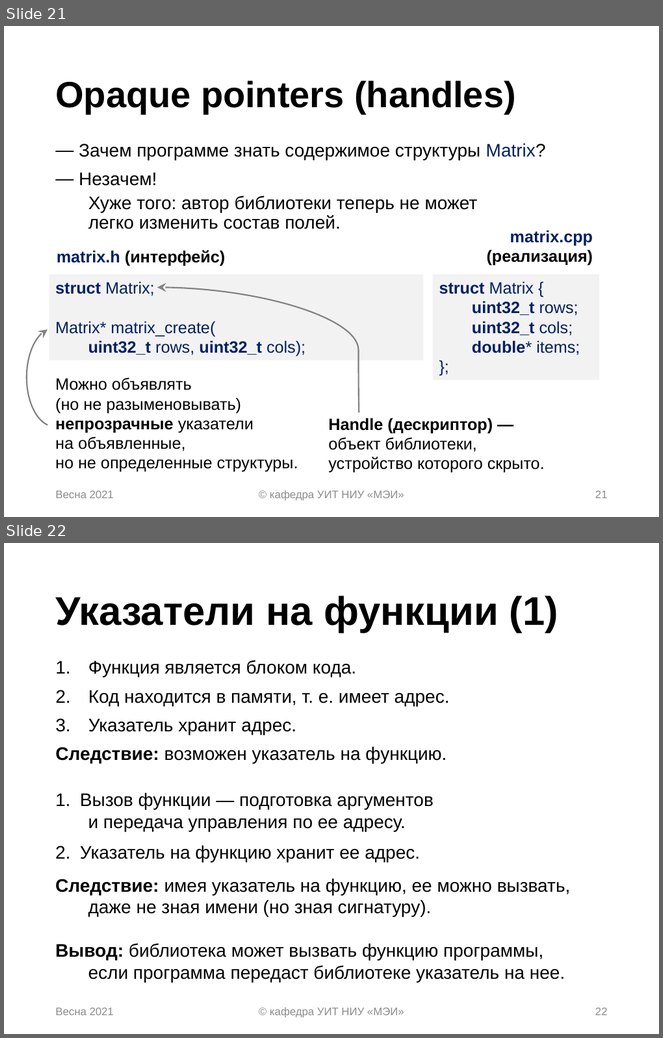
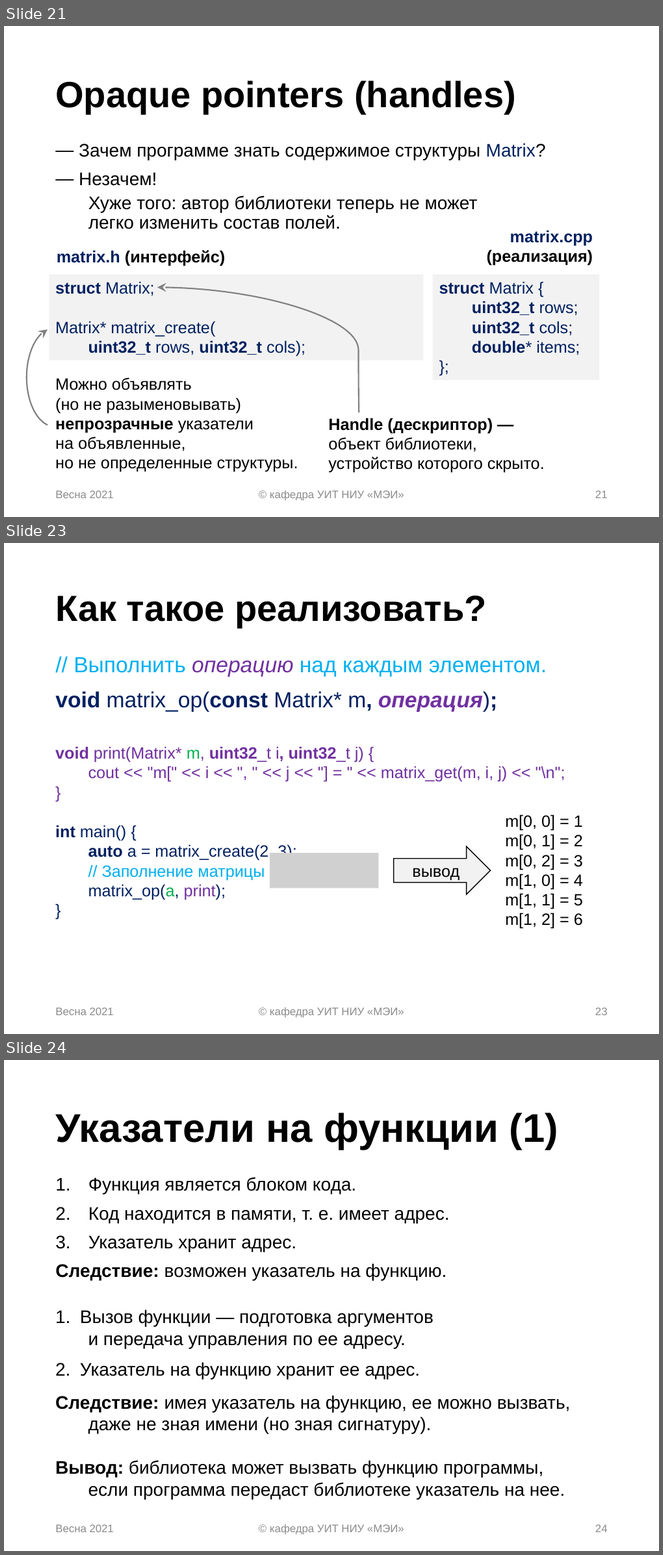
Before and after one commit to uii-mpei/cs-libs-lecture, a slide deck: lecture07_library.pptx. Shown one above the other, each under a label of ours: slides 21 and 22 before the commit, slides 21, 23 and 24 after it; the slides between them are not shown. The pictures are 663x1038 and 663x1555 pixels, drawn with LibreOffice and Linux fonts; fonts in the diff are those of the drawing; grey boxes stand for pictures. Boxes give left, top, right and bottom in pixels: in the first picture for what was removed or moved away, otherwise in the second. Text is boxed around its words. In the diff, an @@ line names an element or a change of style, - is before the commit and + after.

```diff
--- a/lecture07_library.pptx
+++ b/lecture07_library.pptx
@@ slide 23 added at [4, 543, 659, 1034], background #FFFFFF @@
@@ title added at [55, 596, 487, 627], 40 pt, text #000000, bold @@
+Как такое реализовать?
@@ text added at [55, 657, 547, 712], 24 pt, text #00B0F0 @@
+// Выполнить операцию над каждым элементом.
+void matrix_op(const Matrix* m, операция);
@@ text added at [55, 746, 566, 900], 18 pt, text #7030A0 @@
+void print(Matrix* m, uint32_t i, uint32_t j) {
+cout << "m[" << i << ", " << j << "] = " << matrix_get(m, i, j) << "\n";
+}
+int main() {
+auto a = matrix_create(2, 3);
+// Заполнение матрицы
+matrix_op(a, print);
+}
@@ text added at [505, 815, 583, 929], 18 pt, text #000000 @@
+m[0, 0] = 1
+m[0, 1] = 2
+m[0, 2] = 3
+m[1, 0] = 4
+m[1, 1] = 5
+m[1, 2] = 6
@@ picture added at [270, 853, 379, 888] @@
@@ right arrow added at [394, 847, 491, 895], fill #F2F2F2, outline #000000 1 pt, 18 pt, text #000000 @@
+вывод
@@ text added at [55, 1008, 114, 1016], 12 pt, text #8C8C8C @@
+Весна 2021
@@ text added at [270, 1008, 404, 1018], 12 pt, text #8C8C8C @@
+© кафедра УИТ НИУ «МЭИ»
@@ page number added at [596, 1008, 608, 1016], 12 pt, text #8C8C8C @@
+23
@@ what was slide 22 is now slide 24 @@
@@ page number at [596, 1525, 608, 1533]: text changed @@
-22
+24
```
Also in this commit, not shown: 2 slides changed, 1 other slide added, 3 other files.
